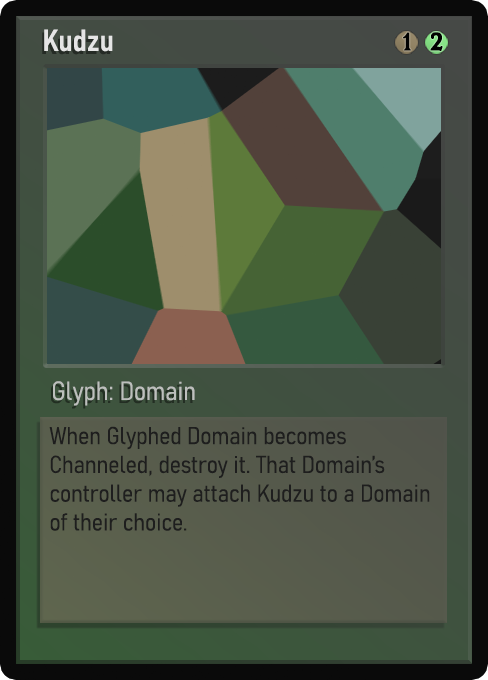
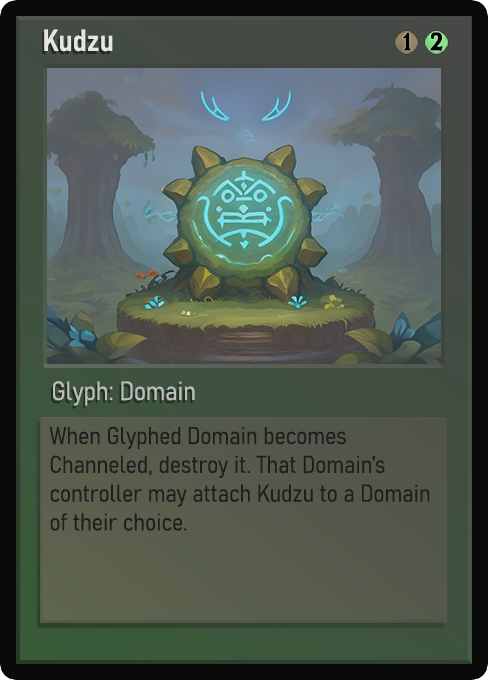
Comparing the layer stacks of the two (488, 680) images. Changes:
painted on "Name" over bbox(74, 35, 109, 52)
painted on "Class" over bbox(53, 382, 188, 406)
painted on "Desc_norm" over bbox(50, 427, 413, 531)
painted on "Artwork" over bbox(47, 68, 441, 364)
